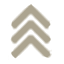
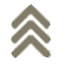
The second 64 × 64 image is a revision of the first. Changes to its layers:
pixels changed over left=10, top=4, right=52, bottom=59 (layer not identified)
